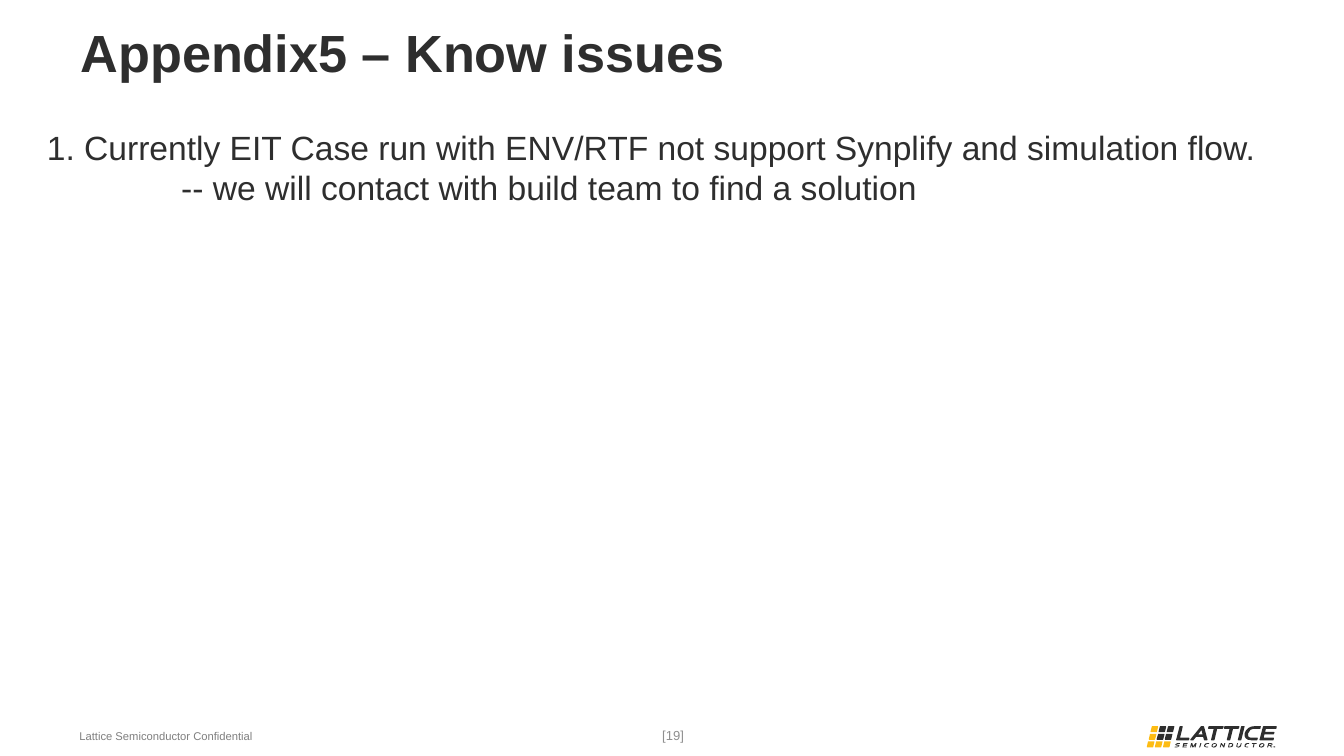
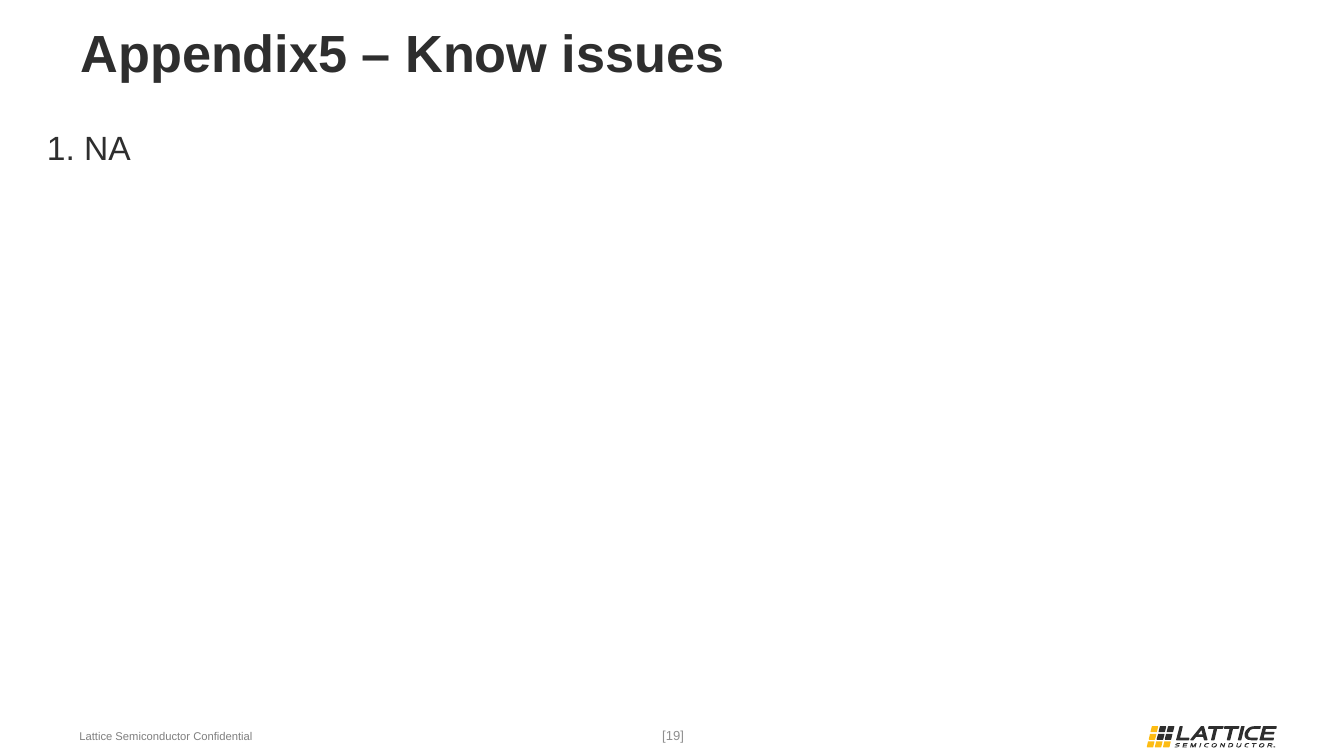
Before and after one commit to wanghengquan/repository, a slide deck: slide 19 of tmp_client/doc/TMP_EIT_suites/Local_EIT2_run_LSH1.pptx. Drawn at 1344x756 pixels with LibreOffice and Linux fonts; fonts in the diff are those of the drawing; background and template pictures are left out. Boxes give left, top, right and bottom in pixels: in the first picture for what was removed or moved away, otherwise in the second. Text is boxed around its words. In the diff, an @@ line names an element or a change of style, - is before the commit and + after.

```diff
--- a/tmp_client/doc/TMP_EIT_suites/Local_EIT2_run_LSH1.pptx
+++ b/tmp_client/doc/TMP_EIT_suites/Local_EIT2_run_LSH1.pptx
@@ text at (x1=47, y1=137, x2=131, y2=160): text changed @@
-1. Currently EIT Case run with ENV/RTF not support Synplify and simulation flow.
--- we will contact with build team to find a solution
+1. NA
```
Also in this commit, not shown: 3 other slides changed, 14 other files.
